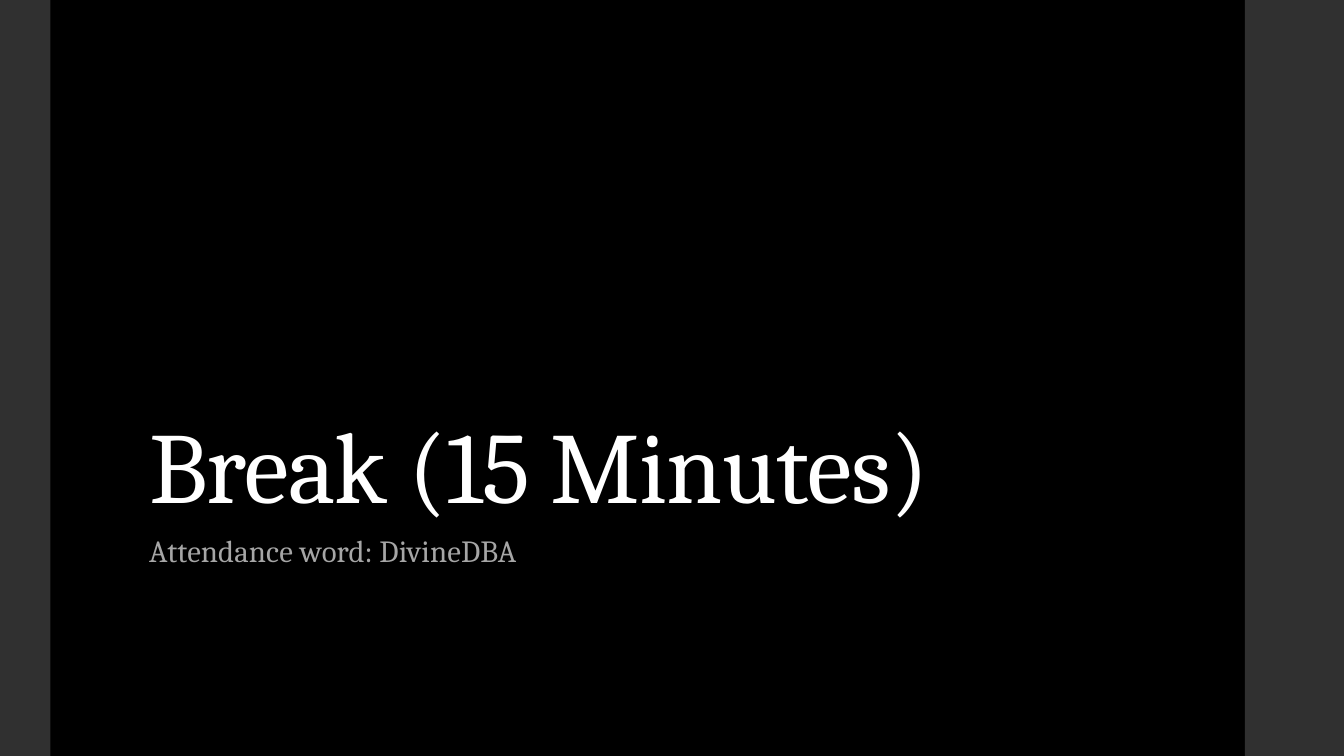
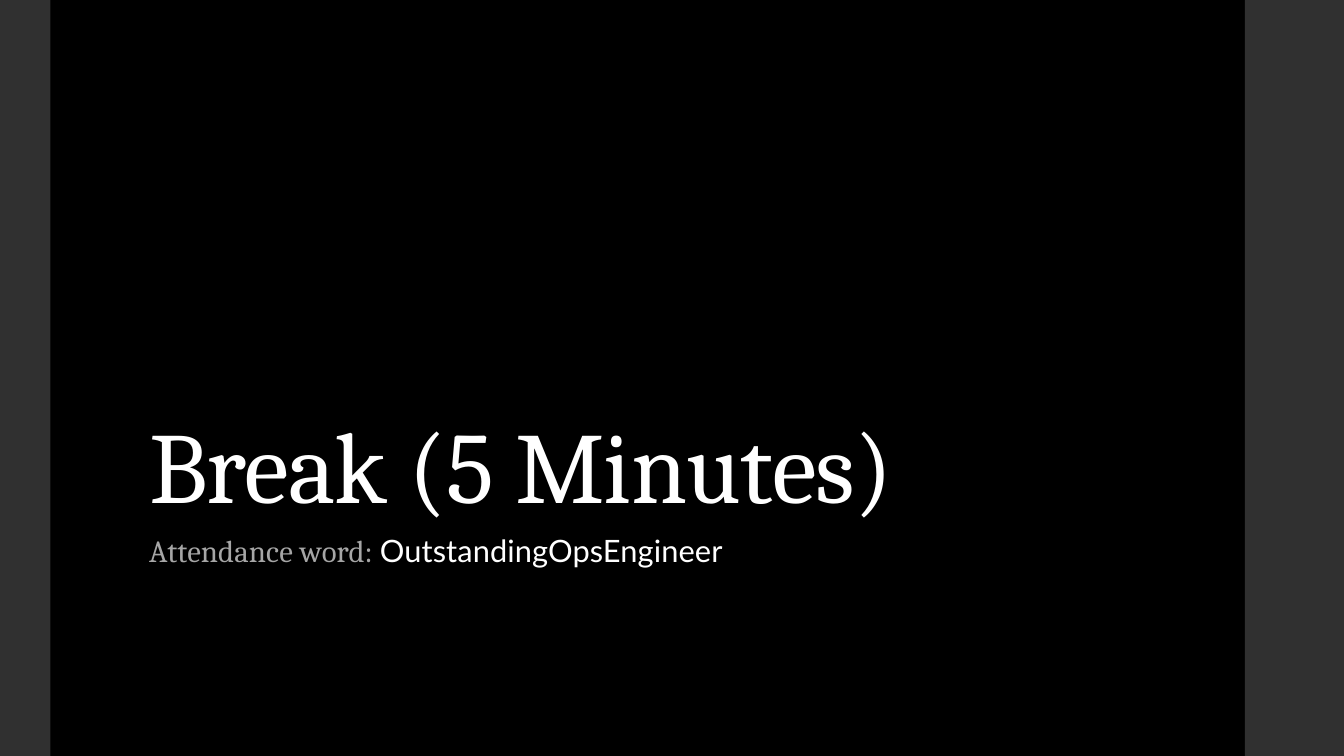
Before and after one commit to LaunchCoderGirlSTL/Data-Science-Assignments, a slide deck: slide 6 of course_material/week_09/week_09_presentation.pptx. Drawn at 1344x756 pixels with LibreOffice and Linux fonts; fonts in the diff are those of the drawing. Boxes give left, top, right and bottom in pixels: in the first picture for what was removed or moved away, otherwise in the second. Text is boxed around its words. In the diff, an @@ line names an element or a change of style, - is before the commit and + after.

```diff
--- a/course_material/week_09/week_09_presentation.pptx
+++ b/course_material/week_09/week_09_presentation.pptx
@@ title at (149, 431, 893, 518): text changed @@
-Break (15 Minutes)
+Break (5 Minutes)
@@ subtitle at (149, 539, 723, 568): text changed; font Cambria to Lato; text colour #A6A6A6 to #FFFFFF @@
-Attendance word: DivineDBA
+Attendance word: OutstandingOpsEngineer
```
Also in this commit, not shown: 1 slide added, 5 other files.
